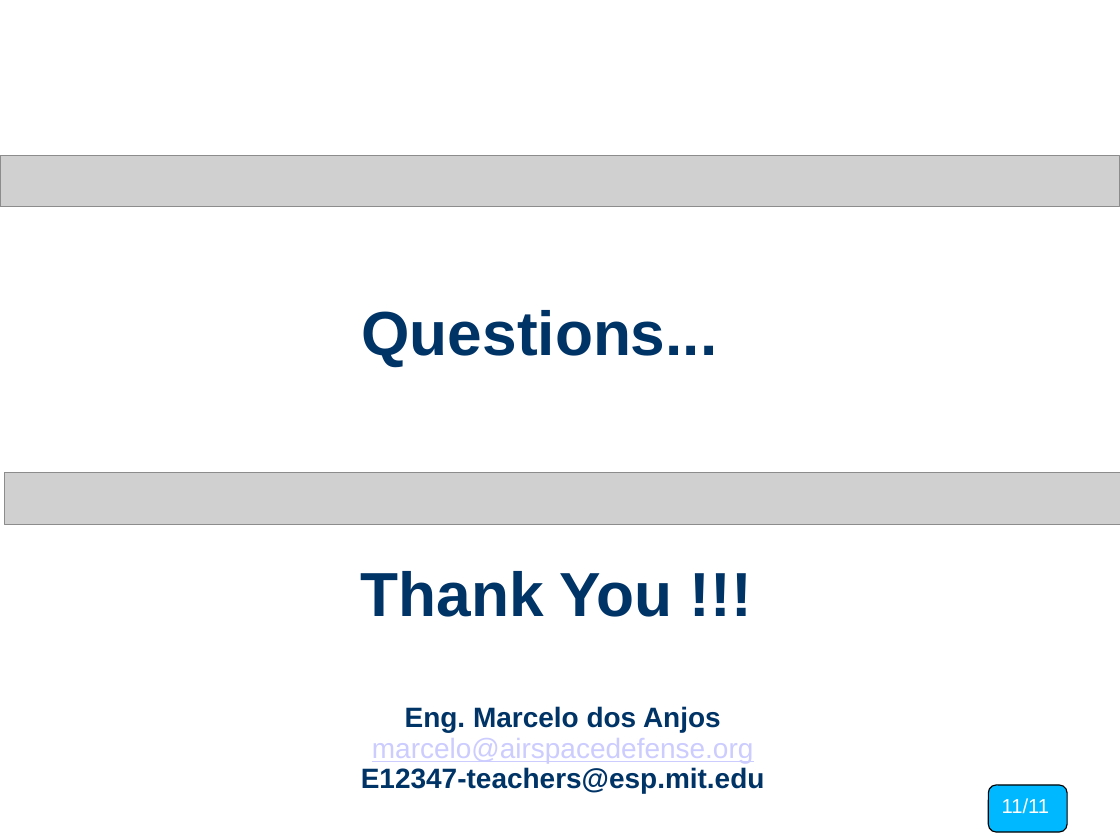
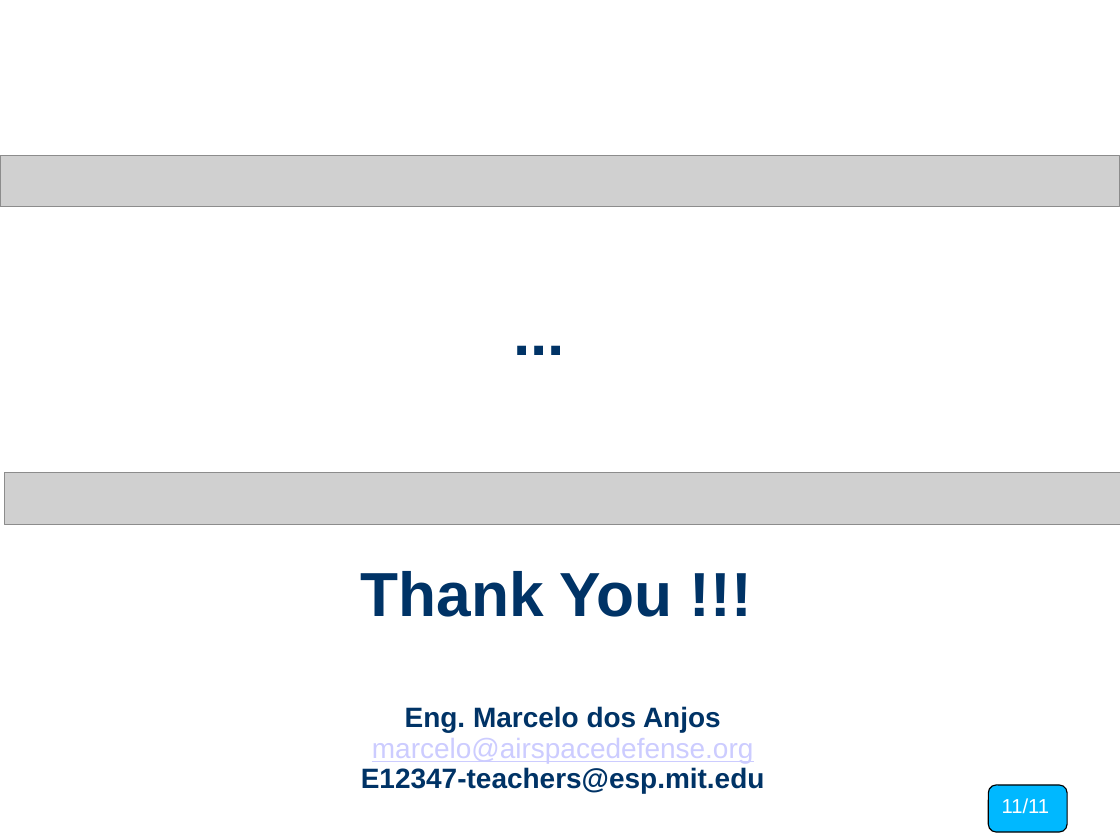
Before and after one commit to splash2018/MITnanoSAT, a slide deck: slide 12 of ADEF-I_MIT.ppt (slide 11 before the commit). Drawn at 1120x840 pixels with LibreOffice and Linux fonts; fonts in the diff are those of the drawing; grey boxes stand for pictures. Boxes give left, top, right and bottom in pixels: in the first picture for what was removed or moved away, otherwise in the second. Text is boxed around its words. In the diff, an @@ line names an element or a change of style, - is before the commit and + after.

```diff
--- a/ADEF-I_MIT.ppt
+++ b/ADEF-I_MIT.ppt
@@ text added at (503, 288, 594, 374), 40 pt, text #003366, bold @@
+...
@@ text removed at (362, 310, 718, 366) @@
-Questions...
```
Also in this commit, not shown: 1 other slide changed, 1 slide added, 7 other files.
